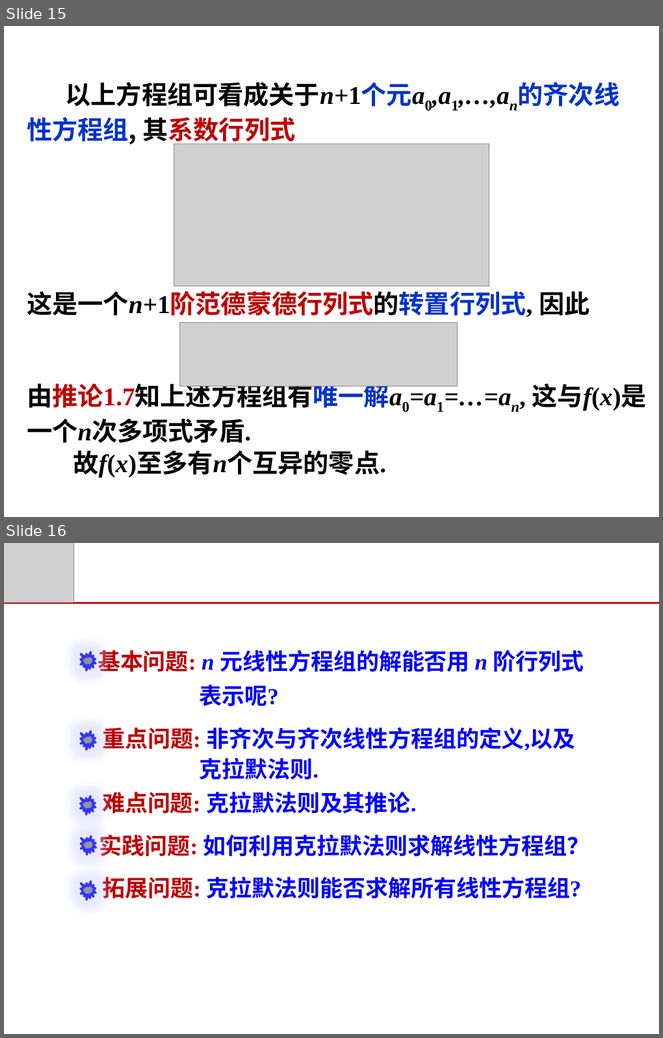
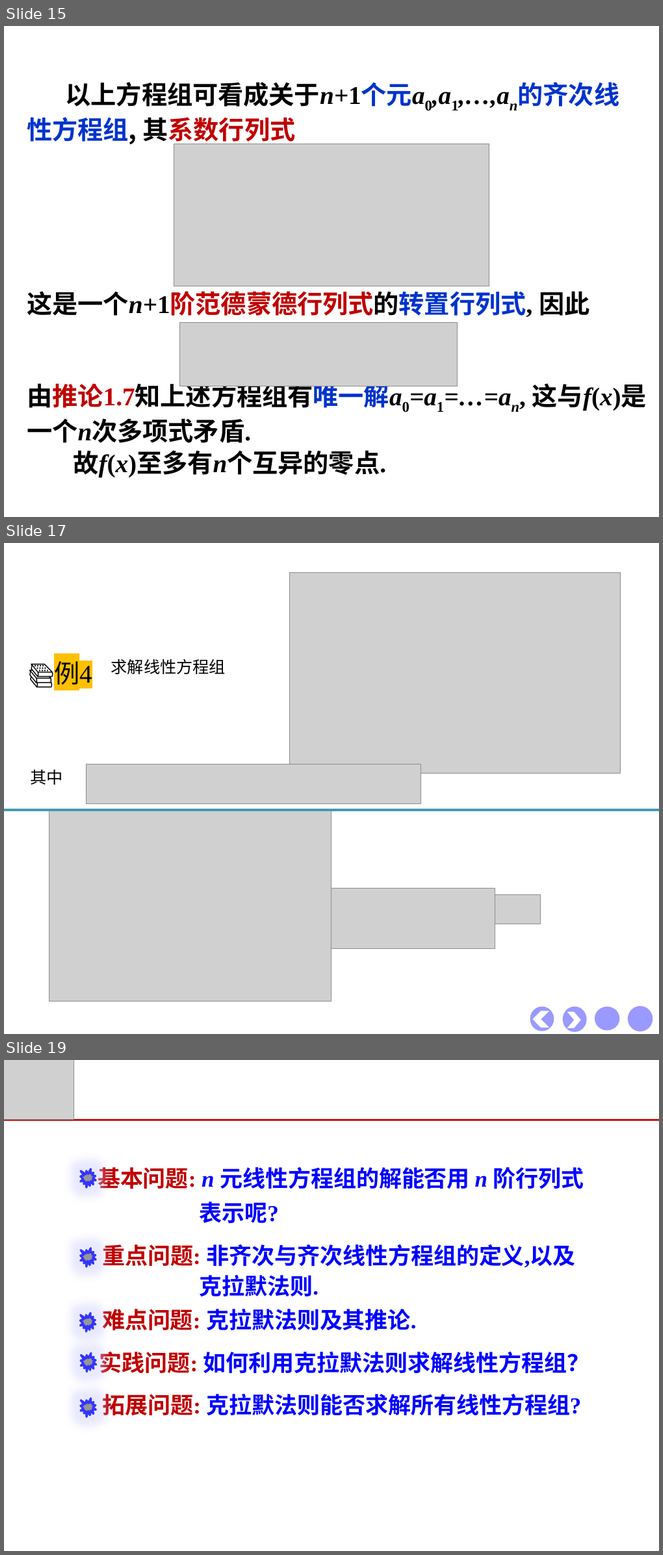
Before and after one commit to zeemeil/zeemeil.github.io, a slide deck: files/2025_2_LM/1017_0105.pptx. Shown one above the other, each under a label of ours: slides 15 and 16 before the commit, slides 15, 17 and 19 after it; the slides between them are not shown. The pictures are 663x1038 and 663x1555 pixels, drawn with LibreOffice and Linux fonts; fonts in the diff are those of the drawing; grey boxes stand for pictures; background and template pictures are left out. Boxes give left, top, right and bottom in pixels: in the first picture for what was removed or moved away, otherwise in the second. Text is boxed around its words. In the diff, an @@ line names an element or a change of style, - is before the commit and + after.

```diff
--- a/files/2025_2_LM/1017_0105.pptx
+++ b/files/2025_2_LM/1017_0105.pptx
@@ slide 17 added at (x1=4, y1=543, x2=659, y2=1034), background picture (left out) @@
@@ picture added at (x1=289, y1=572, x2=621, y2=774) @@
@@ text added at (x1=111, y1=659, x2=226, y2=674), 18 pt, text #000000 @@
+求解线性方程组
@@ text added at (x1=29, y1=663, x2=92, y2=691), 28 pt, text #000000 @@
+📚例4
@@ text added at (x1=31, y1=769, x2=63, y2=785), 18 pt, text #000000 @@
+其中
@@ picture added at (x1=87, y1=765, x2=421, y2=804) @@
@@ line added from (4, 809) to (659, 809), #449BAF 3 pt @@
@@ picture added at (x1=50, y1=809, x2=332, y2=1002) @@
@@ picture added at (x1=332, y1=888, x2=495, y2=949) @@
@@ picture added at (x1=495, y1=895, x2=541, y2=925) @@
@@ text added at (x1=49, y1=939, x2=74, y2=972), 28 pt, text #000000 @@
+解
@@ ellipse added at (x1=530, y1=1007, x2=555, y2=1032), fill #9999FF @@
@@ ellipse added at (x1=563, y1=1007, x2=587, y2=1032), fill #9999FF @@
@@ ellipse added at (x1=595, y1=1007, x2=620, y2=1031), fill #9999FF @@
@@ ellipse added at (x1=628, y1=1006, x2=653, y2=1032), fill #9999FF @@
@@ chevron added at (x1=532, y1=1012, x2=550, y2=1029), fill #FFFFFF @@
@@ chevron added at (x1=568, y1=1012, x2=581, y2=1029), fill #FFFFFF @@
@@ what was slide 16 is now slide 19 @@
```
Also in this commit, not shown: 2 other slides added, 21 other files.
